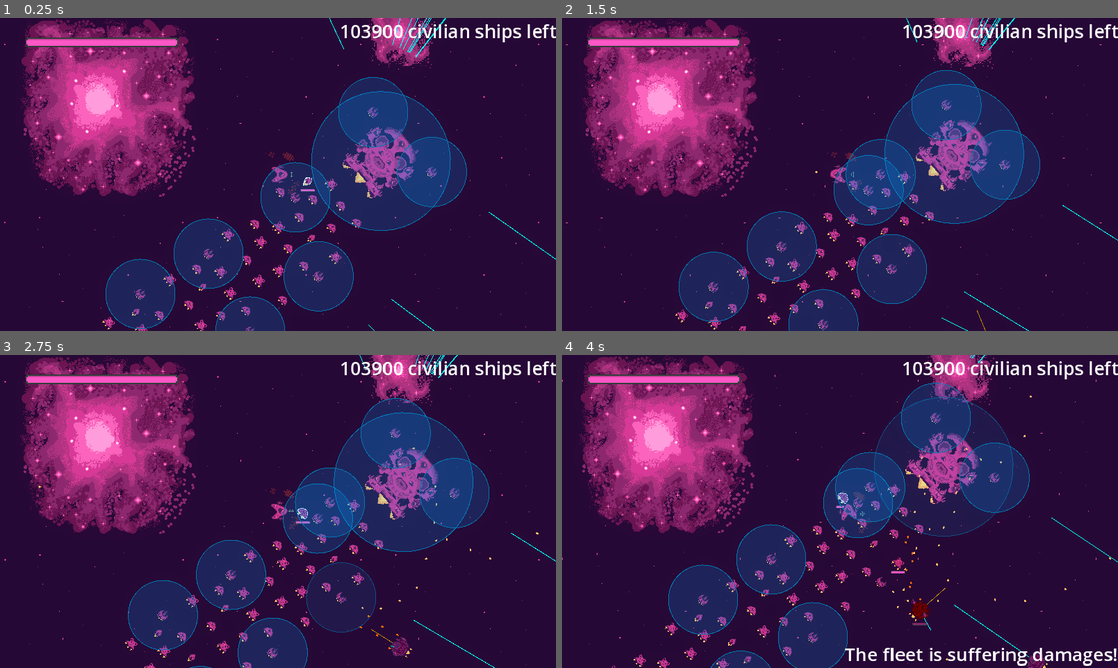
Above: before the commit, frames 1-4 (two rows, left to right).
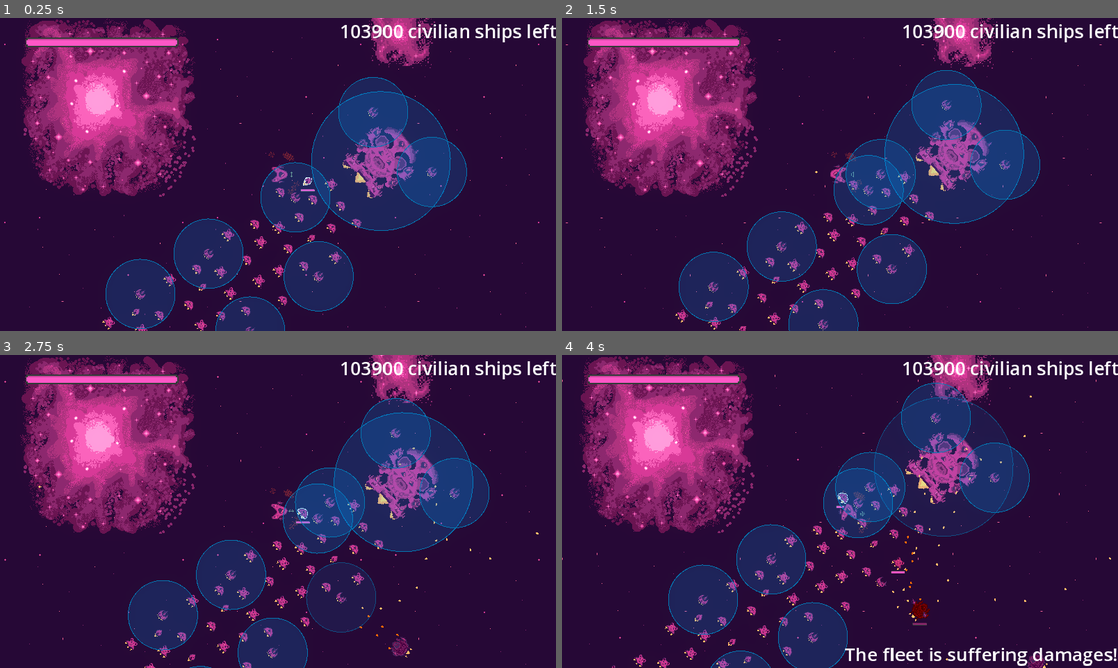
Above: after the commit, the same moments.

Repository: bear-minimum-studio/space-bear
Game: Godot game, scene res://Game.tscn
Two runs of this game, one before a commit and one after it. Both use one fixed random seed, a clock stepped at 60 frames per second and the inputs below.
Inputs:
- Up to frame 1 (0.25 s): no input
- Up to frame 2 (1.5 s): tap Enter (upgrade) at 0.5 s; hold Right (turn_right) 0.53-1.28 s; tap Down (decelerate) at 0.6 s; hold Ctrl (brake) from 1.28 s (still down); tap Space (fire) at 1.35 s
- Up to frame 3 (2.75 s): release Ctrl (brake) at 2.03 s; hold Right (turn_right) from 2.03 s (still down); hold G (grappling_hook) from 2.03 s (still down)
- Up to frame 4 (4 s): release Right (turn_right) at 2.78 s; release G (grappling_hook) at 2.78 s; hold Up (accelerate) 2.78-3.53 s; tap F (turret_fire) at 2.85 s; hold Left (turn_left) from 3.53 s (still down); tap Down (decelerate) at 3.6 s

The runs differ from the first frame. In frame 1, 0.2% of the frame differs, in the area x 59-100%, y 0-100%; in frame 2, 0.2%; in frame 3, 0.1%; in frame 4, less than 0.1%.

Commit message:
feat: hide navigation debug

Diff:
--- a/npc/enemies/Enemy.tscn
+++ b/npc/enemies/Enemy.tscn
@@ -31,9 +31,6 @@
 [node name="CollisionShape2D" parent="." index="2"]
 shape = SubResource("CircleShape2D_3dcnw")
 
-[node name="NavigationAgent2D" parent="." index="3"]
-debug_enabled = true
-
 [node name="Turret" parent="." index="4" instance=ExtResource("4_s7kpp")]
 position = Vector2(0, 25)
 collision_mask = 8
